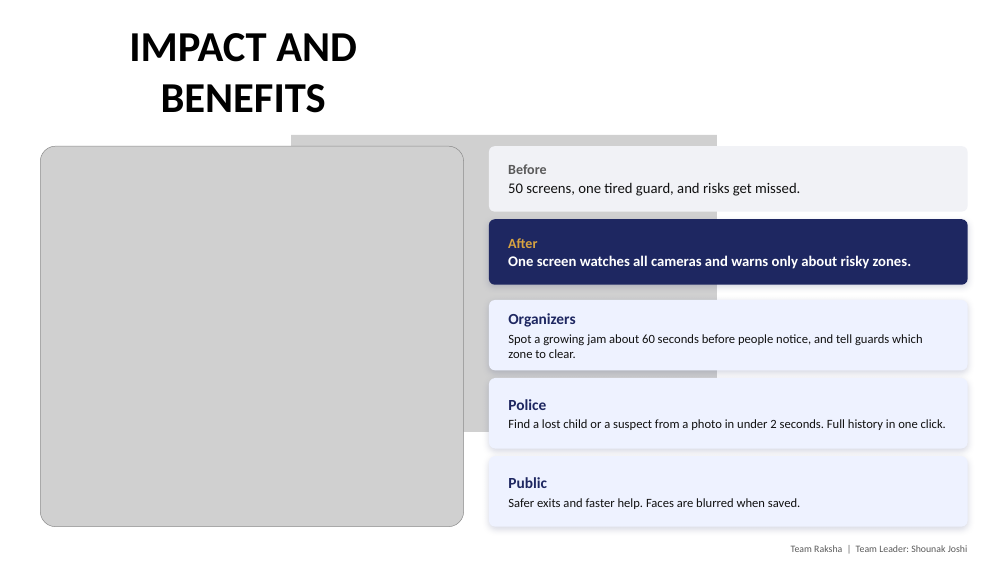
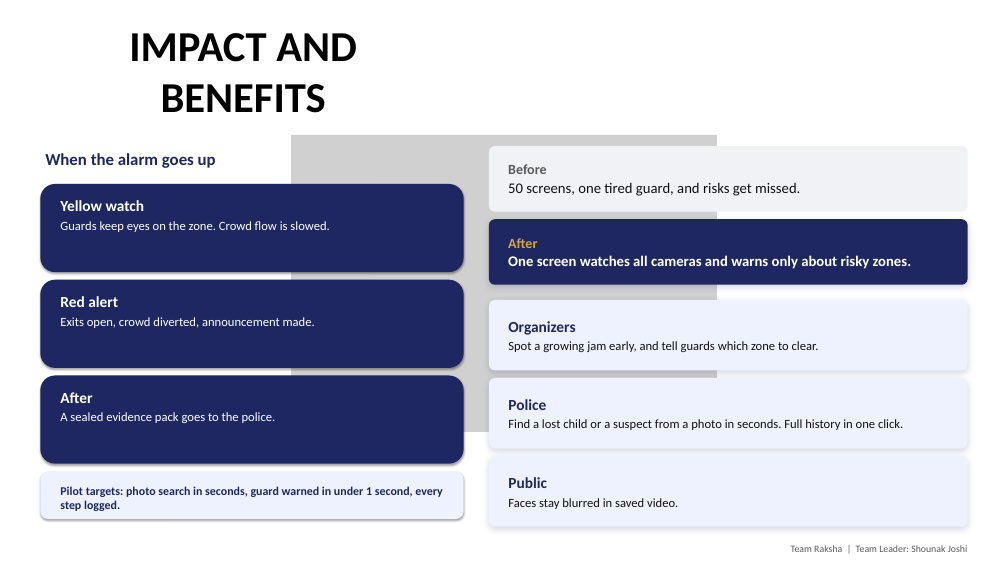
Before and after one commit to shounakjoshi88-a11y/raksha-crowd-safety-hackathon, a slide deck: slide 5 of deck/Raksha_Hackathon2026_Simplified.pptx. Drawn at 1008x567 pixels with LibreOffice and Linux fonts; fonts in the diff are those of the drawing; grey boxes stand for pictures. Boxes give left, top, right and bottom in pixels: in the first picture for what was removed or moved away, otherwise in the second. Text is boxed around its words. In the diff, an @@ line names an element or a change of style, - is before the commit and + after.

Commit message:
fix: judge-proof privacy cards, honest numbers, alarm-response impact panel, clean title card

```diff
--- a/deck/Raksha_Hackathon2026_Simplified.pptx
+++ b/deck/Raksha_Hackathon2026_Simplified.pptx
@@ picture removed at (x1=40, y1=146, x2=464, y2=527) @@
@@ text added at (x1=45, y1=153, x2=216, y2=168), 24 pt, text #1E2761, bold @@
+When the alarm goes up
@@ rounded rectangle added at (x1=40, y1=184, x2=464, y2=272), fill #1E2761 @@
@@ text added at (x1=60, y1=200, x2=329, y2=232), 18 pt, text #FFFFFF @@
+Yellow watch
+Guards keep eyes on the zone. Crowd flow is slowed.
@@ rounded rectangle added at (x1=40, y1=280, x2=464, y2=368), fill #1E2761 @@
@@ text added at (x1=60, y1=296, x2=315, y2=328), 18 pt, text #FFFFFF @@
+Red alert
+Exits open, crowd diverted, announcement made.
@@ text in rounded rectangle at (x1=508, y1=341, x2=819, y2=352): text changed @@
-Spot a growing jam about 60 seconds before people notice, and tell guards which zone to clear.
+Spot a growing jam early, and tell guards which zone to clear.
@@ rounded rectangle added at (x1=40, y1=375, x2=464, y2=464), fill #1E2761 @@
@@ text added at (x1=60, y1=392, x2=276, y2=423), 18 pt, text #FFFFFF @@
+After
+A sealed evidence pack goes to the police.
@@ text in rounded rectangle at (x1=508, y1=419, x2=903, y2=430): text changed @@
-Find a lost child or a suspect from a photo in under 2 seconds. Full history in one click.
+Find a lost child or a suspect from a photo in seconds. Full history in one click.
@@ rounded rectangle added at (x1=40, y1=471, x2=464, y2=519), fill #EEF2FF @@
@@ text added at (x1=60, y1=486, x2=442, y2=511), 17 pt, text #1E2761, bold @@
+Pilot targets: photo search in seconds, guard warned in under 1 second, every step logged.
@@ text in rounded rectangle at (x1=508, y1=498, x2=678, y2=509): text changed @@
-Safer exits and faster help. Faces are blurred when saved.
+Faces stay blurred in saved video.
```
Also in this commit, not shown: 4 other slides changed, 1 other file.
